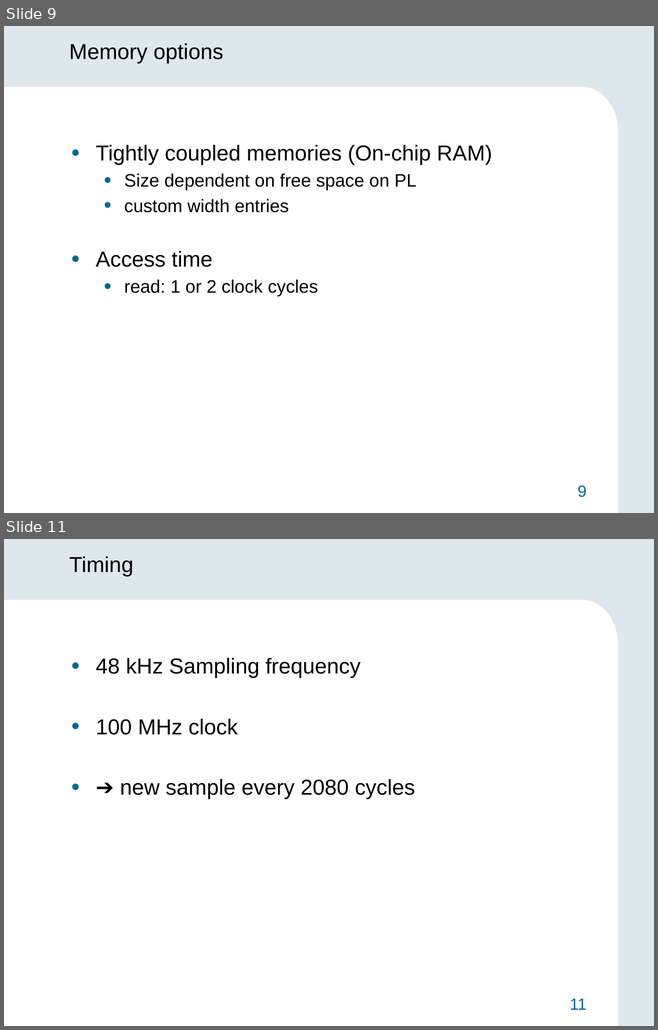
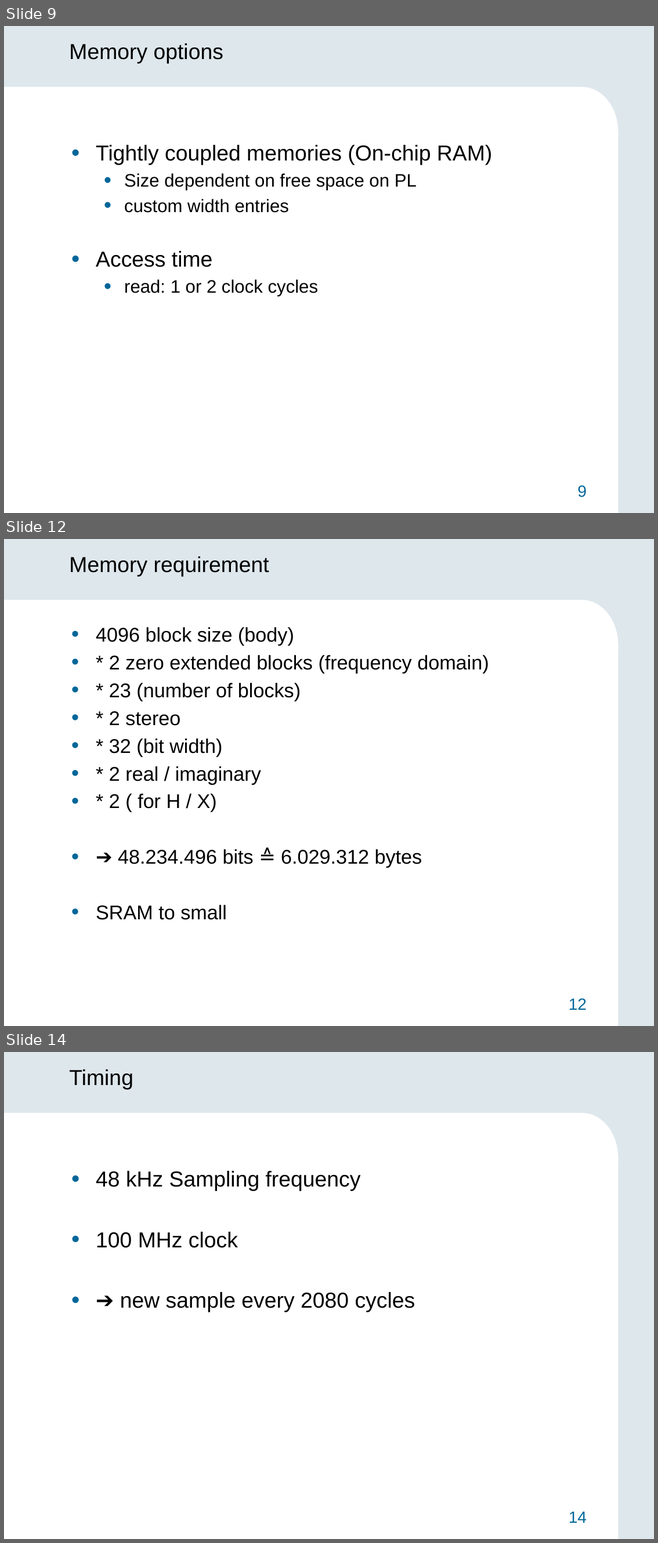
Before and after one commit to 1chor/hw_sw_codesign, a slide deck: Präsentation/Midterm_Präsentation.pptx. Shown one above the other, each under a label of ours: slides 9 and 11 before the commit, slides 9, 12 and 14 after it; the slides between them are not shown. The pictures are 658x1030 and 658x1543 pixels, drawn with LibreOffice and Linux fonts; fonts in the diff are those of the drawing; background and template pictures are left out. Boxes give left, top, right and bottom in pixels: in the first picture for what was removed or moved away, otherwise in the second. Text is boxed around its words. In the diff, an @@ line names an element or a change of style, - is before the commit and + after.

```diff
--- a/Präsentation/Midterm_Präsentation.pptx
+++ b/Präsentation/Midterm_Präsentation.pptx
@@ slide 12 added at [4,539,654,1026], background #DEE7EC; not listed: 4 template elements that a slide beside it also shows @@
@@ title added at [69,556,269,576], 24 pt, text #000000 @@
+Memory requirement
@@ text added at [96,627,488,920], 22 pt, text #000000 @@
+• 4096 block size (body)
+• * 2 zero extended blocks (frequency domain)
+• * 23 (number of blocks)
+• * 2 stereo
+• * 32 (bit width)
+• * 2 real / imaginary
+• * 2 ( for H / X)
+• ➔ 48.234.496 bits ≙ 6.029.312 bytes
+• SRAM to small
@@ what was slide 11 is now slide 14 @@
@@ page number at [568,1511,586,1523]: text changed @@
-11
+14
```
Also in this commit, not shown: 5 slides changed, 4 other slides added, 6 slides removed, 2 other files.
